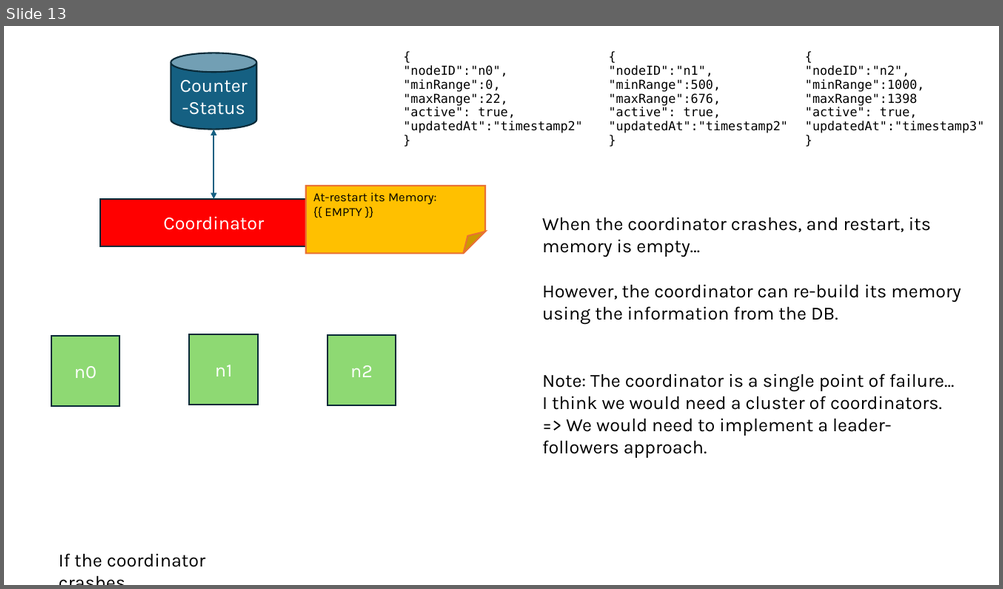
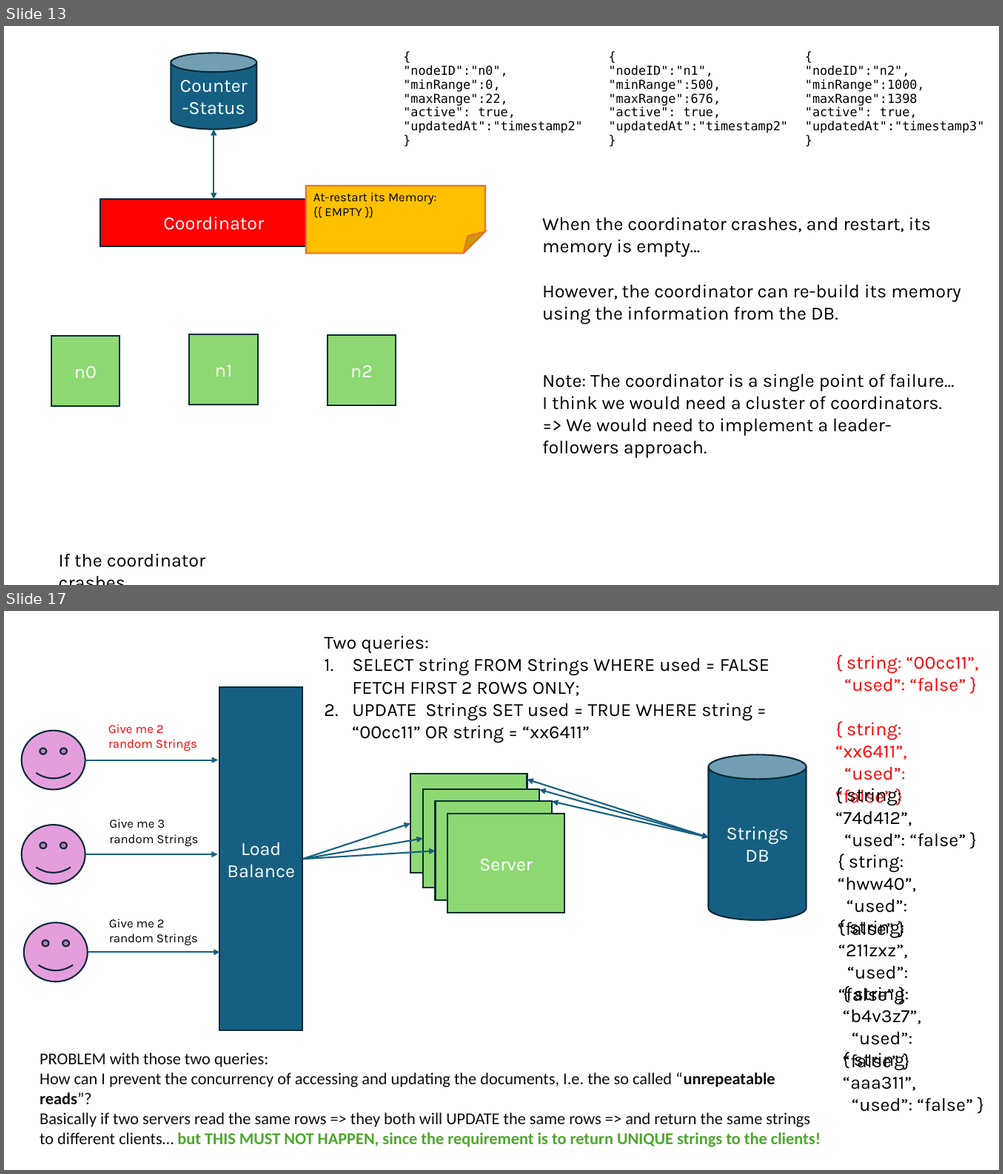
Before and after one commit to dventura3/system-design, a slide deck: docs/MySystemDesign_RangeOfCounter.pptx. Shown one above the other, each under a label of ours: slide 13 before the commit, slides 13 and 17 after it; the slides between them are not shown. The pictures are 1003x589 and 1003x1174 pixels, drawn with LibreOffice and Linux fonts; fonts in the diff are those of the drawing. Boxes give left, top, right and bottom in pixels: in the first picture for what was removed or moved away, otherwise in the second. Text is boxed around its words. In the diff, an @@ line names an element or a change of style, - is before the commit and + after.

Commit message:
Added concurrency of distributed db

```diff
--- a/docs/MySystemDesign_RangeOfCounter.pptx
+++ b/docs/MySystemDesign_RangeOfCounter.pptx
@@ slide 17 added at (4, 611, 999, 1170), background #FFFFFF @@
@@ text added at (324, 635, 769, 743), 18 pt, text #000000 @@
+Two queries:
+1. SELECT string FROM Strings WHERE used = FALSE FETCH FIRST 2 ROWS ONLY;
+2. UPDATE Strings SET used = TRUE WHERE string = “00cc11” OR string = “xx6411”
@@ text added at (844, 655, 979, 692), 18 pt, text #FF0000 @@
+{ string: “00cc11”,
+“used”: “false” }
@@ rectangle added at (219, 687, 302, 1031), fill #156082, outline #092A39 1.5 pt, 18 pt, text #FFFFFF @@
+Load
+Balance
@@ text added at (701, 703, 966, 847), 18 pt, text #000000 @@
+{ string: “74d412”,
+“used”: “false” }
@@ smiley face added at (22, 730, 85, 789), fill #E59EDD, outline #092A39 1.5 pt @@
@@ text added at (108, 724, 197, 751), 12 pt, text #FF0000 @@
+Give me 2 random Strings
@@ text added at (835, 722, 906, 806), 18 pt, text #FF0000 @@
+{ string: “xx6411”,
+“used”: “false” }
@@ arrow added from (85, 760) to (218, 760), #156082 1.5 pt @@
@@ cylinder added at (708, 755, 806, 920), fill #156082, outline #092A39 1.5 pt, 18 pt, text #FFFFFF @@
+Strings
+DB
@@ rectangle added at (410, 775, 527, 874), fill #8ED973, outline #092A39 1.5 pt @@
@@ double arrow added from (527, 780) to (708, 838), #156082 1.5 pt @@
@@ text added at (837, 788, 916, 938), 18 pt, text #000000 @@
+{ string: “hww40”,
+“used”: “false” }
@@ rectangle added at (423, 789, 539, 889), fill #8ED973, outline #092A39 1.5 pt @@
@@ rectangle added at (435, 801, 552, 900), fill #8ED973, outline #092A39 1.5 pt @@
@@ double arrow added from (540, 790) to (708, 838), #156082 1.5 pt @@
@@ double arrow added from (552, 801) to (708, 838), #156082 1.5 pt @@
@@ smiley face added at (22, 825, 85, 884), fill #E59EDD, outline #092A39 1.5 pt @@
@@ text added at (109, 819, 198, 846), 12 pt, text #000000 @@
+Give me 3 random Strings
@@ arrow added from (302, 860) to (410, 823), #156082 1.5 pt @@
@@ rectangle added at (448, 814, 564, 913), fill #8ED973, outline #092A39 1.5 pt, 18 pt, text #FFFFFF @@
+Server
@@ arrow added from (85, 854) to (217, 854), #156082 1.5 pt @@
@@ arrow added from (302, 860) to (423, 839), #156082 1.5 pt @@
@@ arrow added from (302, 860) to (435, 851), #156082 1.5 pt @@
@@ text added at (838, 854, 908, 1003), 18 pt, text #000000 @@
+{ string: “211zxz”,
+“used”: “false” }
@@ text added at (109, 919, 198, 945), 12 pt, text #000000 @@
+Give me 2 random Strings
@@ smiley face added at (24, 923, 88, 982), fill #E59EDD, outline #092A39 1.5 pt @@
@@ arrow added from (88, 953) to (219, 953), #156082 1.5 pt @@
@@ text added at (842, 987, 921, 1071), 18 pt, text #000000 @@
+{ string: “b4v3z7”,
+“used”: “false” }
@@ text added at (40, 1053, 820, 1147), 16 pt, text #0C0D0E @@
+PROBLEM with those two queries:
+How can I prevent the concurrency of accessing and updating the documents, I.e. the so called “unrepeatable reads”?
+Basically if two servers read the same rows => they both will UPDATE the same rows => and return the same strings to different clients… but THIS MUST NOT HAPPEN, since the requirement is to return UNIQUE strings to the clients!
@@ text added at (842, 1053, 973, 1112), 18 pt, text #000000 @@
+{ string: “aaa311”,
+“used”: “false” }
```
Also in this commit, not shown: 1 slide changed, 6 other slides added, 11 other files.
